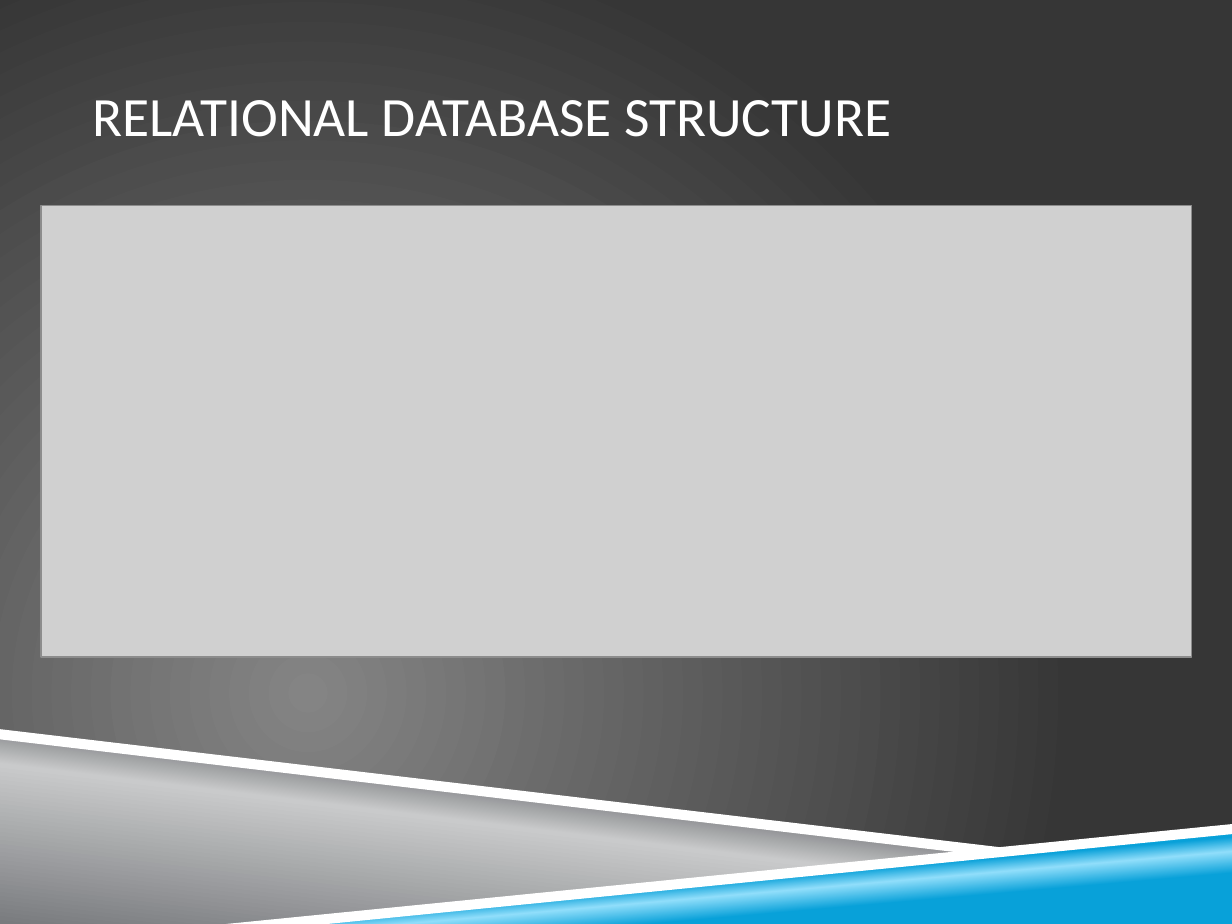
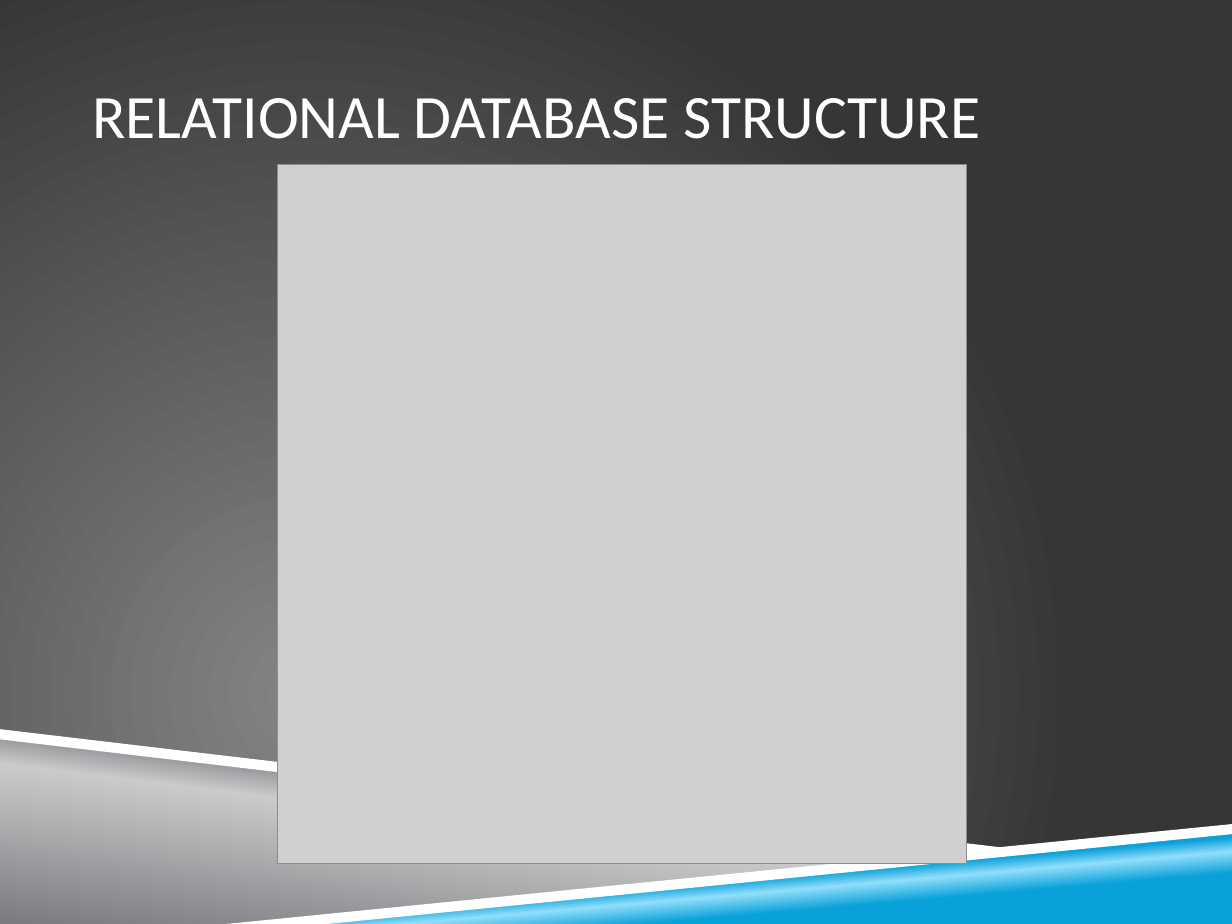
Before and after one commit to zkhalapyan/whoop-txt, a slide deck: slide 14 of doc/final_presentation.pptx (slide 15 before the commit). Drawn at 1232x924 pixels with LibreOffice and Linux fonts; fonts in the diff are those of the drawing; grey boxes stand for pictures; background and template pictures are left out. Boxes give left, top, right and bottom in pixels: in the first picture for what was removed or moved away, otherwise in the second. Text is boxed around its words. In the diff, an @@ line names an element or a change of style, - is before the commit and + after.

```diff
--- a/doc/final_presentation.pptx
+++ b/doc/final_presentation.pptx
@@ title "RELATIONAL DATABASE STRUCTURE" at (x1=92, y1=98, x2=980, y2=139): size 32.4 to 36 pt @@
@@ picture added at (x1=277, y1=164, x2=967, y2=864) @@
@@ picture removed at (x1=41, y1=206, x2=1191, y2=658) @@
```
Also in this commit, not shown: 5 other slides changed, 1 slide removed.
